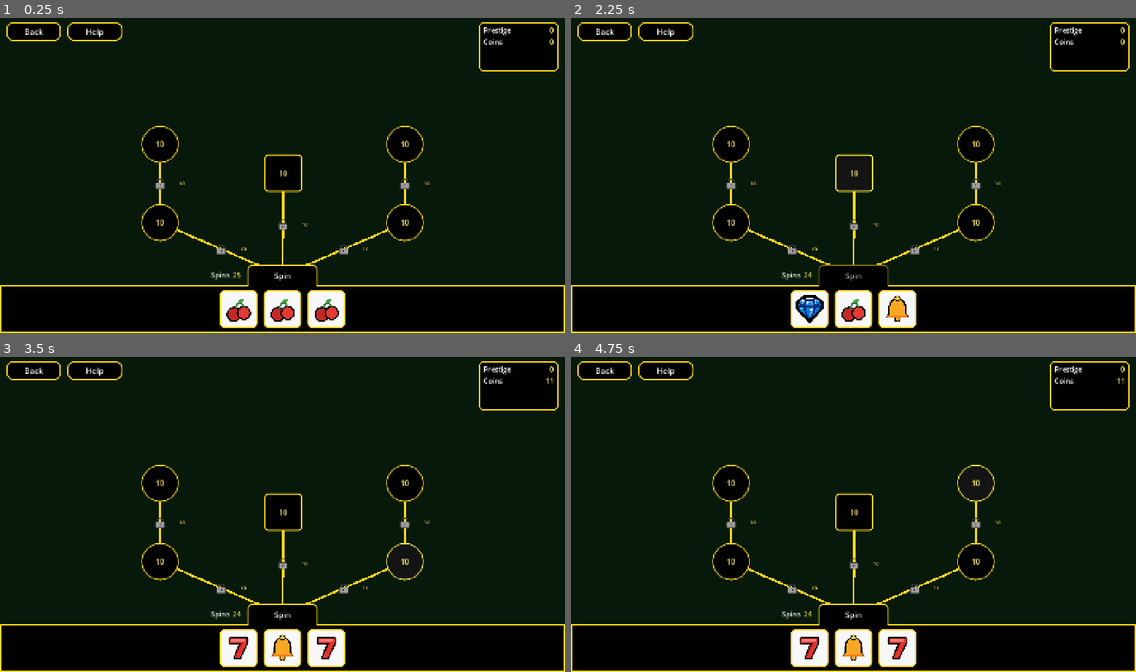
Above: before the commit, frames 1-4 (two rows, left to right).
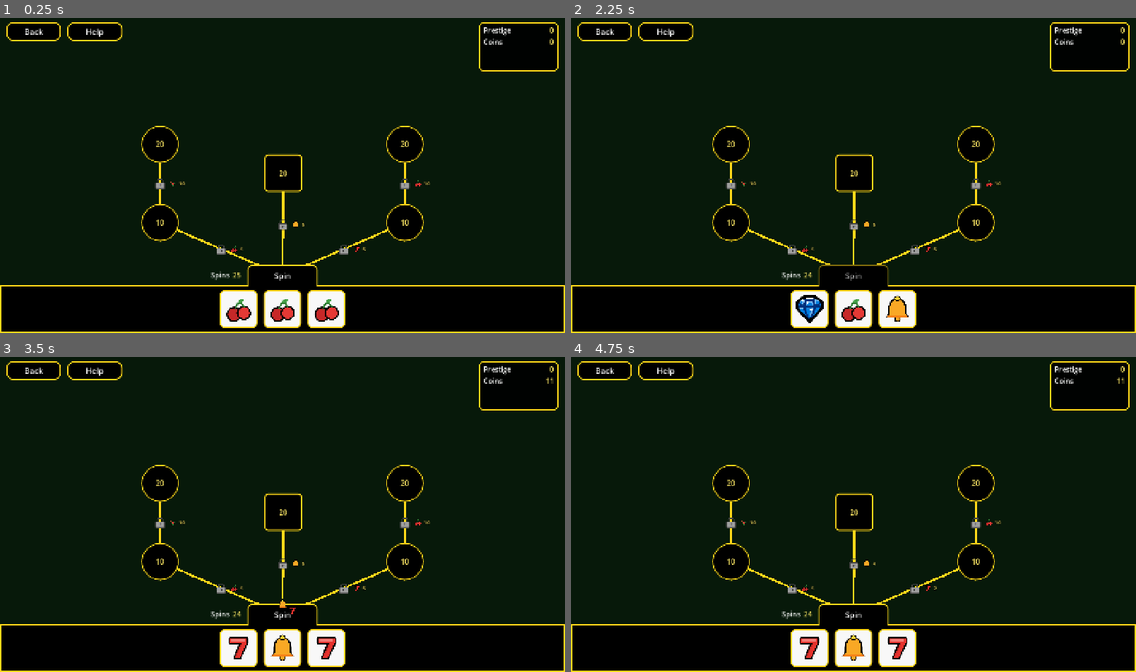
Above: after the commit, the same moments.

Repository: SorenKronborg/CasinoSlots
Game: Godot game, scene res://features/levels/level_1/level_01.tscn
The game is run twice, just before and just after one commit, with the same random seed, the same clock (stepped at 60 frames per second) and the same inputs. This scene is started directly instead of the project's main scene.
Inputs (mouse positions are in pixels of both pictures, inside the frame that each line leads up to):
- Up to frame 1 (0.25 s): no input
- Up to frame 2 (2.25 s): click (729, 222) at 0.5 s, where only the run before the commit has a clickable "10"; click "Spin" at 1.25 s; click (853, 172) at 2 s, where only the run before the commit has a clickable "10"
- Up to frame 3 (3.5 s): click (406, 561) at 2.75 s, where only the run before the commit has a clickable "10"
- Up to frame 4 (4.75 s): click (729, 483) at 3.5 s, where only the run before the commit has a clickable "10"; click (977, 483) at 4.25 s, where only the run before the commit has a clickable "10"

The runs differ from the first frame. In frame 1, 0.1% of the frame differs, in the area x 27-75%, y 38-75%; in frame 2, 0.2%; in frame 3, 0.2%; in frame 4, 0.2%.
Error before the commit: Parse Error: Identifier "CounterPulse" not declared in the current scope. (res://features/graph/level_graph_lock.gd:43)

Commit message:
added coin sound

Diff:
--- a/features/levels/base_level.gd
+++ b/features/levels/base_level.gd
@@ -51,8 +51,17 @@
 
 func _on_node_clicked(node_id: String) -> void:
 	var graph := %LevelGraph as LevelGraph
-	level_coins -= graph.deposit_into(node_id, level_coins)
+	var coins_spent := graph.deposit_into(node_id, level_coins)
+	if coins_spent > 0:
+		_play_coin_sound()
+	level_coins -= coins_spent
 	_refresh_hud()
+
+
+func _play_coin_sound() -> void:
+	var player := %CoinSound as AudioStreamPlayer
+	player.stop()
+	player.play()
 
 
 func _on_spin_finished(results: Array[StringName]) -> void:
--- a/features/levels/base_level.tscn
+++ b/features/levels/base_level.tscn
@@ -1,10 +1,11 @@
-[gd_scene load_steps=13 format=3]
+[gd_scene load_steps=14 format=3]
 
 [ext_resource type="Script" path="res://features/levels/base_level.gd" id="1_base"]
 [ext_resource type="Script" path="res://features/graph/level_graph.gd" id="2_graph"]
 [ext_resource type="PackedScene" path="res://features/slot_machine/slot_machine.tscn" id="3_slot"]
 [ext_resource type="PackedScene" path="res://features/graph/resource_token.tscn" id="4_heart"]
 [ext_resource type="Texture2D" path="res://assets/icons/heart.png" id="5_heart"]
+[ext_resource type="AudioStream" path="res://assets/audio/coin.wav" id="6_coin"]
 
 [sub_resource type="StyleBoxFlat" id="StyleBoxFlat_normal"]
 bg_color = Color(0, 0, 0, 1)
@@ -315,5 +316,10 @@
 theme_override_styles/hover_pressed = SubResource("StyleBoxFlat_help_on")
 text = "Help"
 
+[node name="CoinSound" type="AudioStreamPlayer" parent="."]
+unique_name_in_owner = true
+stream = ExtResource("6_coin")
+volume_db = -4.0
+
 [connection signal="pressed" from="Back" to="." method="_on_back_pressed"]
 [connection signal="toggled" from="Help" to="." method="_on_help_toggled"]
--- /dev/null
+++ b/features/ui/counter_pulse.gd
@@ -0,0 +1,21 @@
+class_name CounterPulse
+extends RefCounted
+
+const PEAK_SCALE := 3.0
+const GROW_SECONDS := 0.07
+const SHRINK_SECONDS := 0.11
+
+
+static func play(control: Control) -> void:
+	if control == null or not control.is_inside_tree():
+		return
+	control.pivot_offset = control.size * 0.5
+	var existing: Variant = control.get_meta("counter_pulse_tween", null)
+	if existing is Tween:
+		(existing as Tween).kill()
+	control.scale = Vector2.ONE
+	var tween := control.create_tween()
+	tween.set_trans(Tween.TRANS_SINE)
+	tween.tween_property(control, "scale", Vector2.ONE * PEAK_SCALE, GROW_SECONDS).set_ease(Tween.EASE_OUT)
+	tween.tween_property(control, "scale", Vector2.ONE, SHRINK_SECONDS).set_ease(Tween.EASE_IN_OUT)
+	control.set_meta("counter_pulse_tween", tween)
Not shown, added: assets/audio/coin.wav.import
Not shown, added: features/ui/counter_pulse.gd.uid
Not shown, added: assets/audio/coin.wav
Not shown, added: tools/make_coin_sound.py
